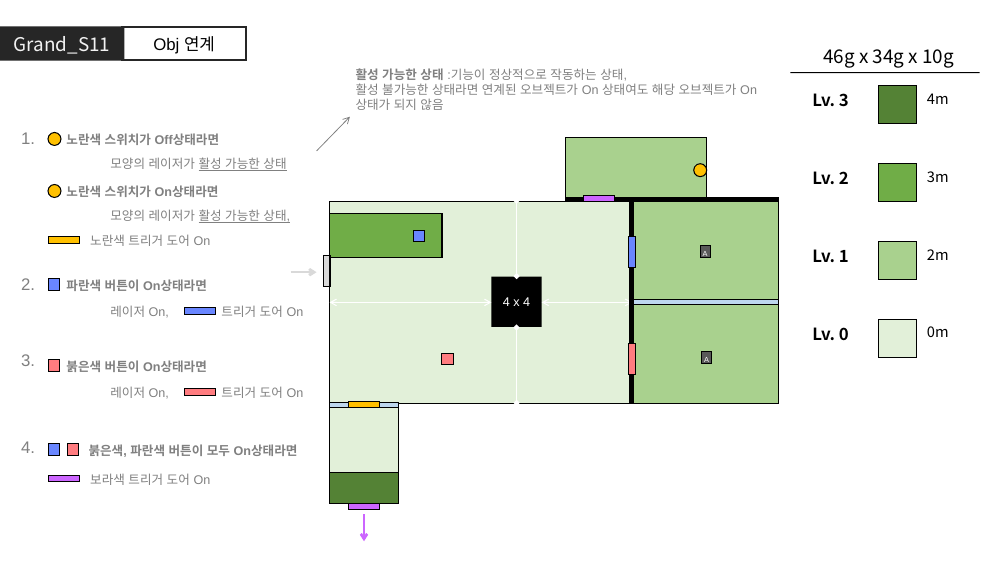
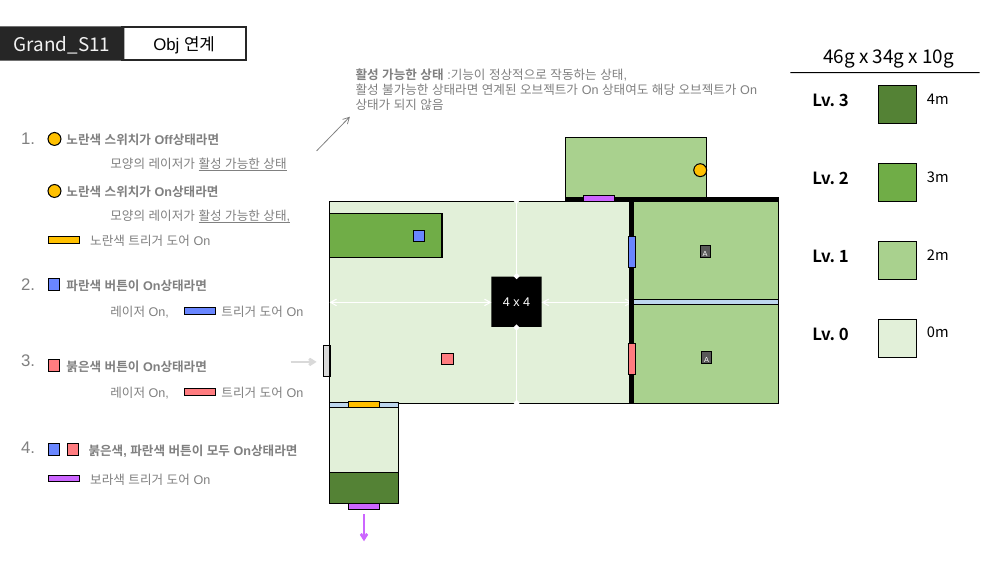
Before and after one commit to GGMGangsterHamster/GangsterHamster, a slide deck: slide 22 of Documents/LevelDesign/GrandStage/Grand_Stage.pptx (slide 23 before the commit). Drawn at 1008x567 pixels with LibreOffice and Linux fonts; fonts in the diff are those of the drawing. Boxes give left, top, right and bottom in pixels: in the first picture for what was removed or moved away, otherwise in the second. Text is boxed around its words. In the diff, an @@ line names an element or a change of style, - is before the commit and + after.

```diff
--- a/Documents/LevelDesign/GrandStage/Grand_Stage.pptx
+++ b/Documents/LevelDesign/GrandStage/Grand_Stage.pptx
@@ rectangle: place and size @@
-rectangle at box(324, 256, 330, 287)
+rectangle at box(324, 345, 330, 376)
@@ arrow moved from (290, 272) - (317, 272) to (290, 362) - (317, 362) @@
```
Also in this commit, not shown: 15 other slides changed, 1 slide removed.
